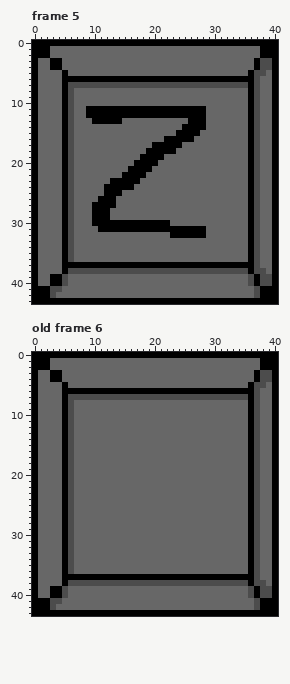
File history of a pixel-art file, General Art/TestStuff/Key Icons.aseprite. Above, as it was before the edit.
41x44 pixels, 6 frames. Shown: frame 5, old frame 6. The commit also changed other frames, which this record leaves out.
After the commit:
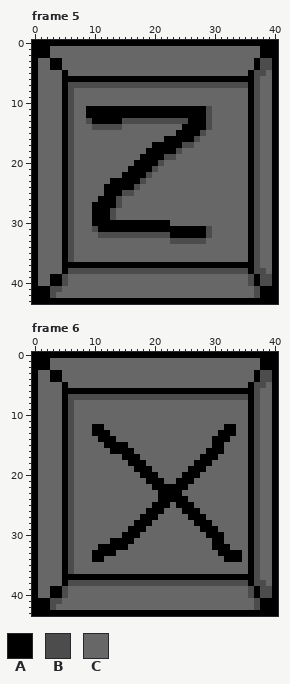
Palette (. is transparent): A #000000  B #4c4c4c  C #676767
A new or re-ordered frame is compared with the old frame closest to it.
What changed:
frames 6 -> 9
Frame 5:
The author changed colour C to colour B in rows 11 to 12 at x 29; in row 13 at x 9, 15 to 25 and 29; in row 14 at x 10 to 14 and 29; in row 15 at x 28; in row 16 at x 27; in row 17 at x 25 to 26.
The author changed colour C to colour B in row 18 at x 24; in row 19 at x 22 to 23; in row 20 at x 21; in row 21 at x 20; in row 22 at x 19; in row 23 at x 18.
The author changed colour C to colour B in row 24 at x 17; in row 25 at x 15 to 16; in rows 26 to 27 at x 14; in rows 28 to 29 at x 13; in row 31 at x 10 and 29; in row 32 at x 11 to 22 and 29.
The author changed colour C to colour B in row 33 at x 23 to 28.
Frame 6 is new; against old frame 6:
The author changed colour C to colour A in row 12 at x 10 to 11 and 32 to 33; in row 13 at x 10 to 12 and 31 to 33; in row 14 at x 11 to 13 and 30 to 32; in row 15 at x 12 to 15 and 30 to 31; in row 16 at x 13 to 16 and 29 to 31; in row 17 at x 15 to 17 and 28 to 30.
The author changed colour C to colour A in row 18 at x 16 to 18 and 27 to 29; in row 19 at x 17 to 19 and 26 to 28; in row 20 at x 18 to 20 and 25 to 27; in row 21 at x 19 to 21 and 24 to 26; in row 22 at x 20 to 25; in row 23 at x 21 to 24.
The author changed colour C to colour A in row 24 at x 21 to 25; in row 25 at x 20 to 22 and 24 to 26; in row 26 at x 19 to 21 and 25 to 27; in row 27 at x 18 to 20 and 26 to 28; in row 28 at x 17 to 19 and 27 to 29; in row 29 at x 16 to 18 and 28 to 30.
The author changed colour C to colour A in row 30 at x 15 to 17 and 29 to 31; in row 31 at x 13 to 16 and 30 to 31; in row 32 at x 11 to 15 and 30 to 32; in row 33 at x 10 to 13 and 31 to 34; in row 34 at x 10 to 11 and 32 to 34.
